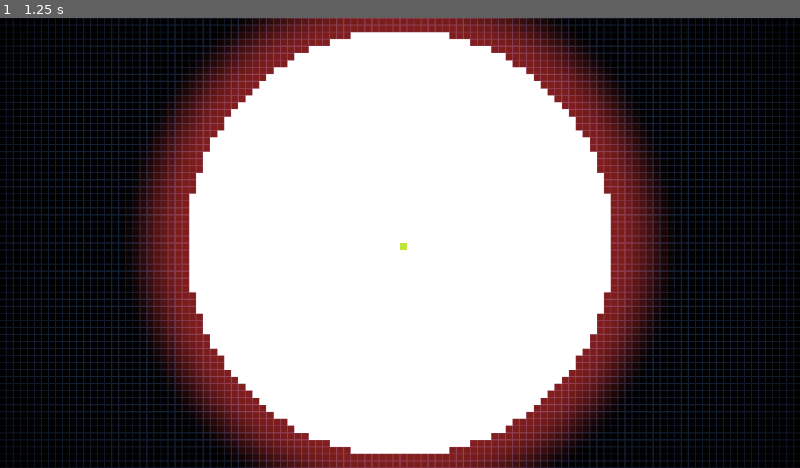
Above: before the commit, frame 1.
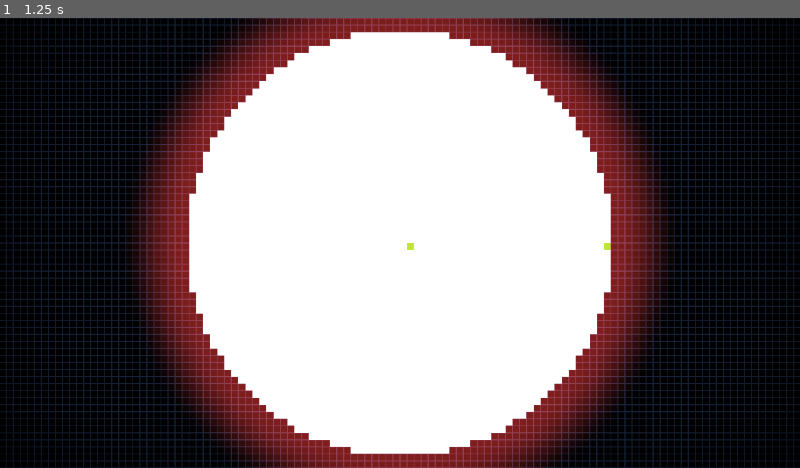
Above: after the commit, the same moment.

Repository: Masupell/sand_tetris_round
Game: Godot game, scene res://scenes/World.tscn
Same seed, same stepped clock (60 frames per second), same inputs: the game is played once before the commit and once after it. The project has no main scene, so this scene is started directly.
Inputs (mouse positions are in pixels of both pictures, inside the frame that each line leads up to):
- Up to frame 1 (1.25 s): tap Enter (ui_accept) at 0.5, 0.6, 0.77, 1.07 s; move the mouse to (576, 220) at 0.52 s; click (576, 220) at 0.67 s

The runs differ from the first frame. In frame 1, less than 0.1% of the frame differs, in the area x 50-77%, y 50-52%.

Commit message:
FIrst SandFall Logic, not correct yet

Diff:
--- a/Code/grid.gd
+++ b/Code/grid.gd
@@ -10,11 +10,18 @@
 
 var radius = 0.9 # Same as the shaders, need to make it global or put both together or something like that
 
+@warning_ignore("integer_division")
+var center = Vector2(width/2,height/2)
+
+var time_passed: float = 0.0
+var interval: float = 1.0
+
 enum CellType { EMPTY, SAND, WATER, WALL, BARRIER}
 
 class Cell:
 	var type: int = CellType.EMPTY
 	var extra: int = 0 # Not needed except for water later (moving left or right)
+	var vel: Vector2 = Vector2.ZERO
 
 	func _init(_type: int = 0, _extra: int = 0) -> void:
 		type = _type
@@ -24,10 +31,14 @@
 func _ready() -> void:
 	grid.resize(64*64)
 	circle()
-	grid[2080].type = CellType.SAND
+	#grid[2080].type = CellType.SAND
 	queue_redraw()
 
-func _physics_process(_delta: float) -> void:
+func _physics_process(delta: float) -> void:
+	time_passed += delta
+	if time_passed >= interval:
+		update_sand()
+		time_passed = 0.0
 	queue_redraw()
 
 func circle():
@@ -79,3 +90,31 @@
 		print(grid_pos)
 		#var idx = grid_pos.y * width + grid_pos.x
 		#grid[idx] = 0 if grid[idx] == 1 else 1
+	if event.is_action_released("ui_accept"):
+		spawn_sand()
+
+func spawn_sand(): #Spawns a single sand-block in the center
+	var idx = center.y * width + center.x + 1
+	print(idx)
+	if grid[idx].type == CellType.EMPTY:
+		var angle = randf_range(0.0, TAU)
+		var dir = Vector2(cos(angle), sin(angle))
+		grid[idx].type = CellType.SAND
+		grid[idx].vel = dir
+
+func update_sand():
+	for y in height:
+		for x in width:
+			var idx = y * width + x
+			var cell = grid[idx]
+			if cell.type != CellType.SAND:
+				continue
+
+			var pos = Vector2(x, y)
+			var dir = (pos-center).normalized()
+			var target = pos + dir.round()
+
+			var target_idx = target.y as int * width + target.x as int
+			if grid[target_idx].type == CellType.EMPTY:
+				grid[target_idx].type = CellType.SAND
+				cell.type = CellType.EMPTY
